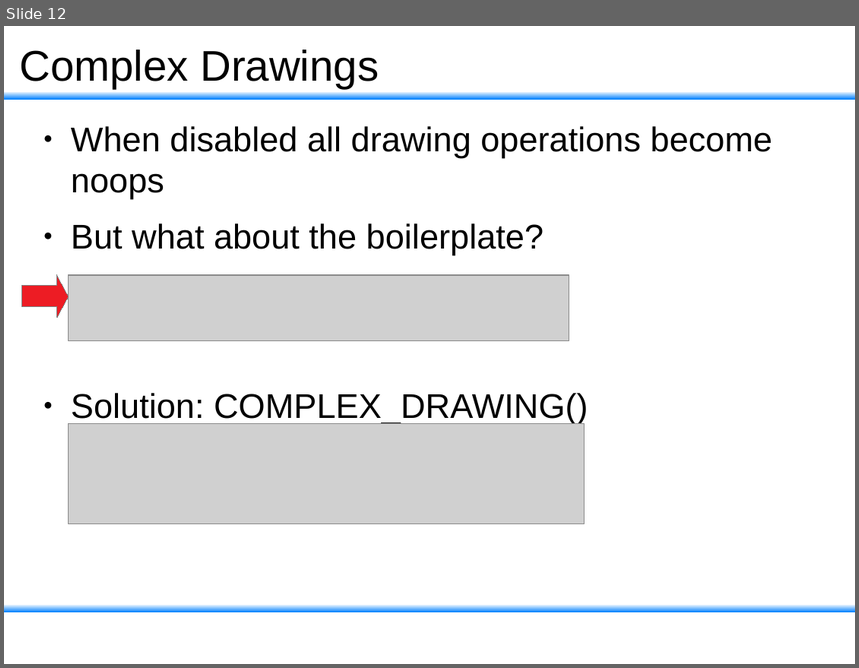
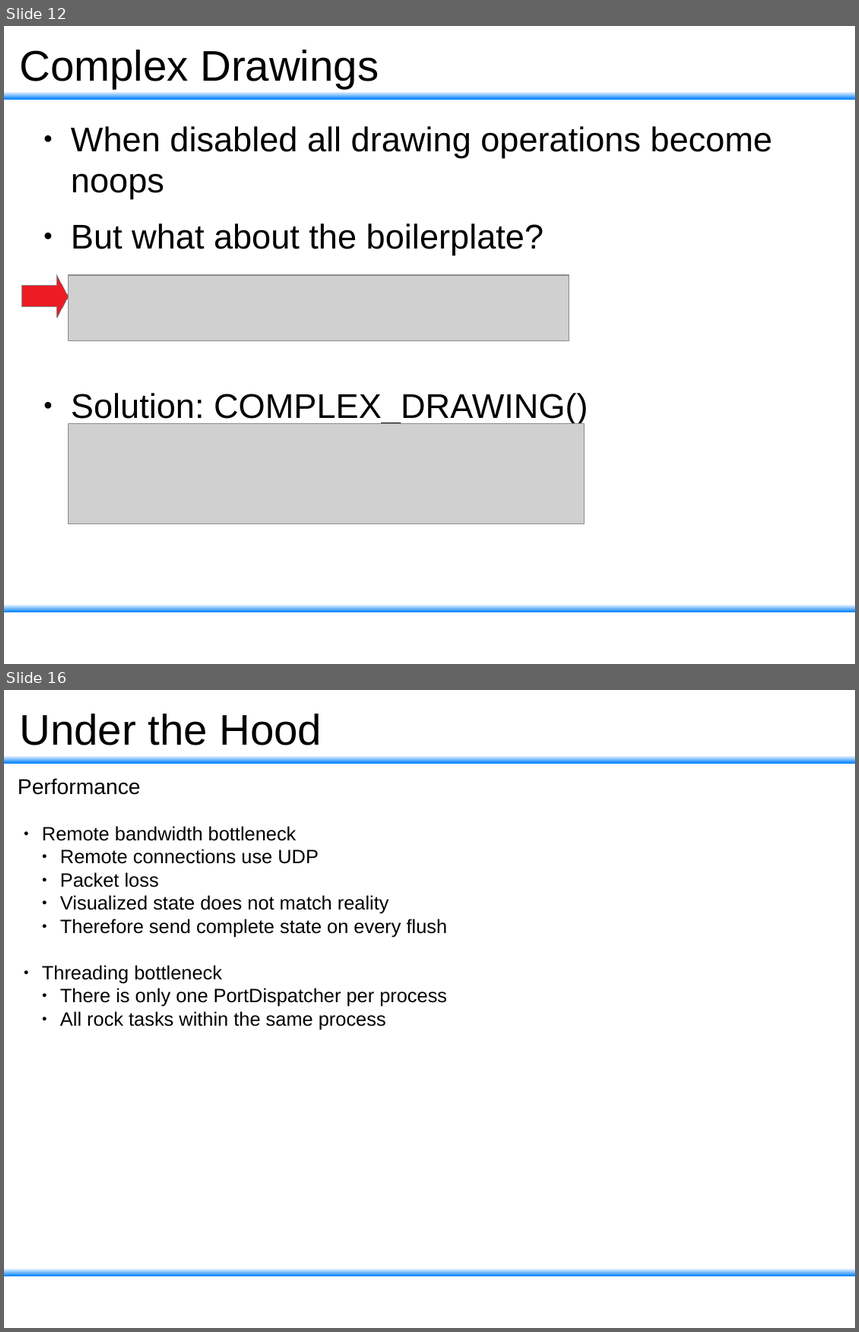
Before and after one commit to rock-gui/gui-vizkit3d_debug_drawings, a slide deck: doc/slides.odp. Shown one above the other, each under a label of ours: slide 12 before the commit, slides 12 and 16 after it; the slides between them are not shown. The pictures are 859x668 and 859x1332 pixels, drawn with LibreOffice and Linux fonts; fonts in the diff are those of the drawing; grey boxes stand for pictures; background and template pictures are left out. Boxes give left, top, right and bottom in pixels: in the first picture for what was removed or moved away, otherwise in the second. Text is boxed around its words. In the diff, an @@ line names an element or a change of style, - is before the commit and + after.

Commit message:
slides

```diff
--- a/doc/slides.odp
+++ b/doc/slides.odp
@@ slide 16 added at [4, 690, 855, 1328], background #FFFFFF; not listed: 2 template elements that a slide beside it also shows @@
@@ title added at [19, 714, 322, 745], 40 pt, text #000000 @@
+Under the Hood
@@ text added at [18, 778, 141, 795], 20 pt, text #000000 @@
+Performance
@@ text added at [42, 826, 448, 1030], 18 pt, text #000000 @@
+● Remote bandwidth bottleneck
+  ● Remote connections use UDP
+  ● Packet loss
+  ● Visualized state does not match reality
+  ● Therefore send complete state on every flush
+● Threading bottleneck
+  ● There is only one PortDispatcher per process
+  ● All rock tasks within the same process
```
Also in this commit, not shown: 6 other slides added, 1 slide removed.
